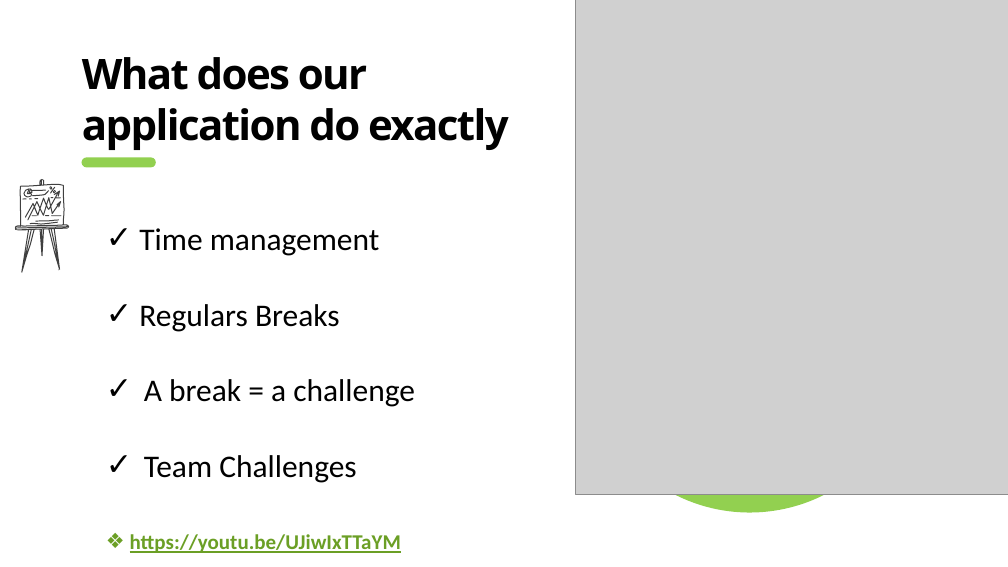
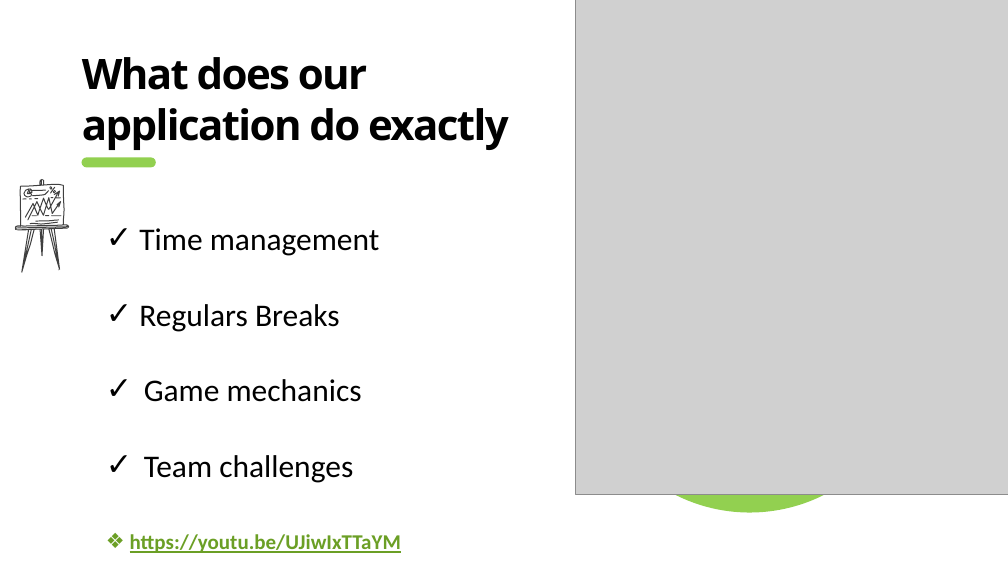
Before and after one commit to savaiulian11/DevHacks2022, a slide deck: slide 5 of ATM_Team.pptx. Drawn at 1008x567 pixels with LibreOffice and Linux fonts; fonts in the diff are those of the drawing; grey boxes stand for pictures. Boxes give left, top, right and bottom in pixels: in the first picture for what was removed or moved away, otherwise in the second. Text is boxed around its words. In the diff, an @@ line names an element or a change of style, - is before the commit and + after.

```diff
--- a/ATM_Team.pptx
+++ b/ATM_Team.pptx
@@ text at [144,379,362,483]: text changed @@
-✓ A break = a challenge
-✓ Team Challenges
+✓ Game mechanics
+✓ Team challenges
```
Also in this commit, not shown: 3 other slides changed, 6 other files.
